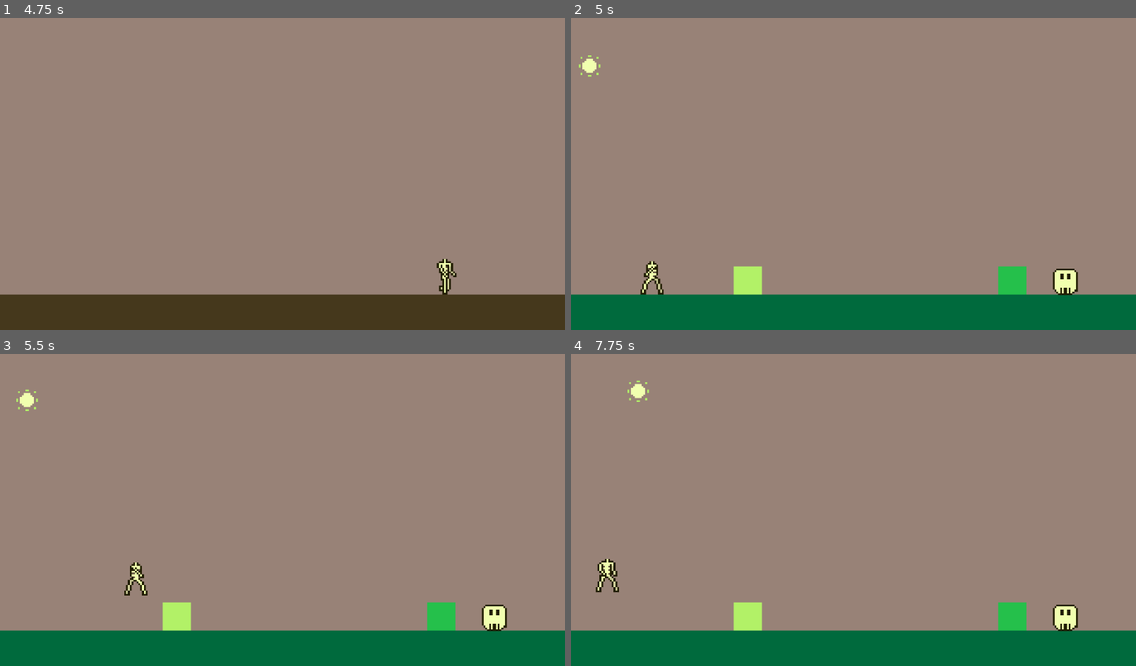
Above: before the commit, frames 1-4 (two rows, left to right).
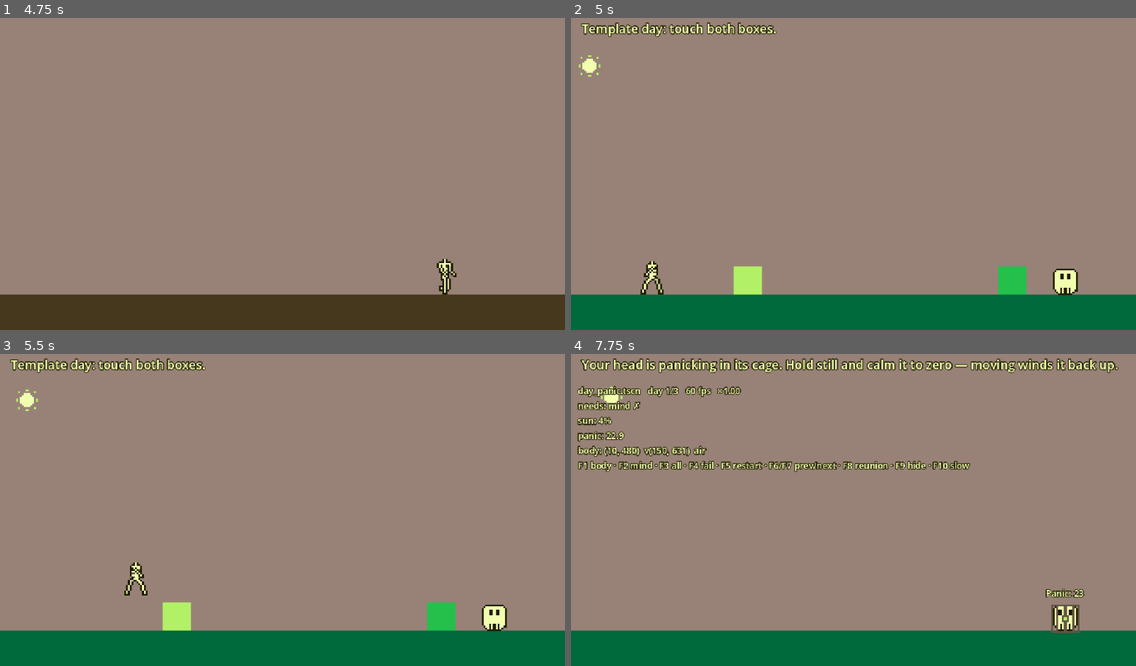
Above: after the commit, the same moments.

Repository: tucksravin/dont-lose-your-head
Game: Godot game, scene res://scenes/intro/intro.tscn
The game is run twice, just before and just after one commit, with the same random seed, the same clock (stepped at 60 frames per second) and the same inputs.
Inputs:
- Up to frame 1 (4.75 s): hold D (move_right) 0.53-2.03 s; tap E (interact) at 0.6, 1.55, 2.1, 2.85, 4.35 s; tap Space (jump) at 0.77, 0.8, 1.07, 1.35, 1.52, 1.82, 2.3, 3.02, 3.32, 3.6, 3.77, 4.07, 4.52 s; hold A (move_left) 2.03-2.78 s; hold D (move_right) 2.78-4.28 s; tap Escape (pause) at 4.15 s; hold A (move_left) from 4.28 s (still down)
- Up to frame 2 (5 s): keep holding A (move_left); tap Space (jump) at 4.82 s; tap R (restart) at 4.9 s
- Up to frame 3 (5.5 s): release A (move_left) at 5.03 s; hold D (move_right) from 5.03 s (still down); tap E (interact) at 5.1 s; tap Space (jump) at 5.3 s
- Up to frame 4 (7.75 s): tap F4 (debug_fail, bound only after the commit) at 5.65 s; release D (move_right) at 5.78 s; hold A (move_left) 5.78-7.28 s; tap Space (jump) at 5.85, 6.02, 6.32, 6.77, 6.8, 7.07, 7.52 s; tap E (interact) at 6.05, 6.6, 7.35 s; tap F7 (debug_next, bound only after the commit) at 6.4 s; tap F9 (debug_overlay, bound only after the commit) at 7.15 s; hold D (move_right) from 7.28 s (still down)

Frame 1 is identical in both runs. In frame 2, 0.9% of the frame differs, in the area x 1-37%, y 1-7%; in frame 3, 0.9%; in frame 4, 7.1%, in the area x 1-97%, y 1-90%.

Commit message:
Day-authoring kit: HOWTO + chassis numbers, Dev autoload (F1–F10 dev keys, overlay), template instruction label, bot tolerates WIP days

Diff:
--- a/project.godot
+++ b/project.godot
@@ -20,6 +20,7 @@
 
 Events="*res://scripts/autoload/events.gd"
 Game="*res://scripts/autoload/game.gd"
+Dev="*res://scripts/autoload/dev.gd"
 
 [display]
 
--- a/scenes/days/day_template.tscn
+++ b/scenes/days/day_template.tscn
@@ -49,3 +49,14 @@
 key = "mind"
 
 [node name="Sun" parent="." unique_id=837465219 instance=ExtResource("3_sun")]
+
+[node name="Instruction" type="Label" parent="."]
+offset_left = 12.0
+offset_top = 8.0
+offset_right = 628.0
+offset_bottom = 32.0
+theme_override_colors/font_color = Color(0.945098039215686, 1, 0.686274509803922, 1)
+theme_override_colors/font_outline_color = Color(0.125490196078431, 0.109803921568627, 0.007843137254902, 1)
+theme_override_constants/outline_size = 4
+theme_override_font_sizes/font_size = 14
+text = "Template day: touch both boxes."
--- /dev/null
+++ b/scripts/autoload/dev.gd
@@ -0,0 +1,182 @@
+extends Node
+## Dev keys + debug overlay (autoload: `Dev`). DEBUG BUILDS ONLY.
+##
+## Everything here is gated on OS.is_debug_build(): that is true in the editor
+## and for `--headless` runs, false in the exported web build — so the keys and
+## the overlay simply do not exist in what we ship. No per-day wiring: it finds
+## the current day's parts by group / type, the same way Game does.
+##
+## Keys (F-keys so nothing clashes with gameplay; registered at runtime as
+## `debug_*` input actions so project.godot's input map stays clean):
+##   F1  satisfy the BODY need      F2  satisfy the MIND need     F3  satisfy all
+##   F4  fail the day               F5  restart the day
+##   F6  previous scene in the run  F7  next scene in the run     F8  jump to the reunion
+##   F9  toggle the overlay         F10 toggle slow motion (0.25×)
+## The overlay shows: scene, day index, each need ✓/✗, sun %, panic, body
+## position / velocity / on-floor, FPS, time scale.
+##
+## Godot notes: InputMap.add_action() at runtime is how you get a named action
+## without touching Project Settings — fine for dev-only keys, not for gameplay
+## ones (those belong in project.godot so everyone sees them). Engine.time_scale
+## slows the whole tree (timers, tweens, physics) — good for eyeballing an
+## animation, so it's here rather than in any scene.
+
+const KEYS: Dictionary = {
+	"debug_satisfy_body": KEY_F1,
+	"debug_satisfy_mind": KEY_F2,
+	"debug_satisfy_all": KEY_F3,
+	"debug_fail": KEY_F4,
+	"debug_restart": KEY_F5,
+	"debug_prev": KEY_F6,
+	"debug_next": KEY_F7,
+	"debug_reunion": KEY_F8,
+	"debug_overlay": KEY_F9,
+	"debug_slowmo": KEY_F10,
+}
+
+var _overlay: CanvasLayer
+var _label: Label
+var _slow: bool = false
+
+
+func _ready() -> void:
+	if not OS.is_debug_build():
+		set_process(false)
+		set_process_unhandled_input(false)
+		return
+	for action in KEYS:
+		if not InputMap.has_action(action):
+			InputMap.add_action(action)
+			var ev: InputEventKey = InputEventKey.new()
+			ev.physical_keycode = KEYS[action]
+			InputMap.action_add_event(action, ev)
+	_build_overlay()
+	print("Dev keys: F1 body need · F2 mind need · F3 all · F4 fail · F5 restart · F6/F7 prev/next · F8 reunion · F9 overlay · F10 slow-mo")
+
+
+func _unhandled_input(event: InputEvent) -> void:
+	if event.is_action_pressed("debug_satisfy_body"):
+		satisfy("body")
+	elif event.is_action_pressed("debug_satisfy_mind"):
+		satisfy("mind")
+	elif event.is_action_pressed("debug_satisfy_all"):
+		satisfy("")
+	elif event.is_action_pressed("debug_fail"):
+		fail()
+	elif event.is_action_pressed("debug_restart"):
+		restart()
+	elif event.is_action_pressed("debug_prev"):
+		step(-1)
+	elif event.is_action_pressed("debug_next"):
+		step(1)
+	elif event.is_action_pressed("debug_reunion"):
+		Game.change_scene(Game.REUNION_SCENE)
+	elif event.is_action_pressed("debug_overlay"):
+		_overlay.visible = not _overlay.visible
+	elif event.is_action_pressed("debug_slowmo"):
+		_slow = not _slow
+		Engine.time_scale = 0.25 if _slow else 1.0
+
+
+## Satisfy every WinCondition in the current scene whose key matches
+## (empty key = all of them). Works for both flow systems because both listen
+## to WinCondition.satisfied.
+func satisfy(key: String) -> void:
+	for c in _conditions():
+		if key.is_empty() or str(c.get("key")) == key:
+			c.call("satisfy")
+
+
+## Fail the current day the way its own system would: DayManager.fail() if the
+## scene has one (shows the game-over card), else Events.day_failed (restart).
+func fail() -> void:
+	var scene: Node = get_tree().current_scene
+	if scene == null:
+		return
+	var managers: Array[Node] = scene.find_children("*", "DayManager", true, false)
+	if not managers.is_empty():
+		managers[0].call("fail", "dev")
+	else:
+		Events.day_failed.emit("dev")
+
+
+func restart() -> void:
+	get_tree().paused = false  # a game-over card may have paused us
+	Game.restart_day()
+
+
+## Move ±1 through Game.DAY_SCENES. If the current scene was opened straight
+## from the editor (Game.current_day == -1), work out where it sits first.
+func step(delta: int) -> void:
+	get_tree().paused = false
+	var index: int = Game.current_day
+	if index < 0 and get_tree().current_scene != null:
+		index = Game.DAY_SCENES.find(get_tree().current_scene.scene_file_path)
+	var target: int = index + delta
+	if target < 0:
+		target = 0
+	if target >= Game.DAY_SCENES.size():
+		Game.change_scene(Game.REUNION_SCENE)
+		Game.current_day = -1
+		return
+	Game.go_to(target)
+
+
+func _process(_delta: float) -> void:
+	if _overlay == null or not _overlay.visible:
+		return
+	_label.text = _overlay_text()
+
+
+func _conditions() -> Array[Node]:
+	var out: Array[Node] = []
+	var scene: Node = get_tree().current_scene
+	if scene == null:
+		return out
+	for n in scene.find_children("*", "Node", true, false):
+		if n.has_method("satisfy") and "key" in n and "is_satisfied" in n:
+			out.append(n)
+	return out
+
+
+func _overlay_text() -> String:
+	var scene: Node = get_tree().current_scene
+	var lines: PackedStringArray = []
+	lines.append("%s   day %d/%d   %d fps   ×%.2f" % [
+			scene.scene_file_path.get_file() if scene != null else "(no scene)",
+			Game.current_day, Game.DAY_SCENES.size(), Engine.get_frames_per_second(), Engine.time_scale])
+	var needs: PackedStringArray = []
+	for c in _conditions():
+		needs.append("%s %s" % [c.get("key"), "✓" if bool(c.get("is_satisfied")) else "✗"])
+	if not needs.is_empty():
+		lines.append("needs: " + " · ".join(needs))
+	if scene != null:
+		for n in scene.find_children("*", "Node2D", true, false):
+			if "day_length" in n and n.has_signal("sunset"):
+				lines.append("sun: %d%%" % int(100.0 * float(n.get("_elapsed")) / maxf(float(n.get("day_length")), 0.001)))
+				break
+		var panic: Node = get_tree().get_first_node_in_group("panic_counter")
+		if panic != null:
+			lines.append("panic: %.1f" % float(panic.get("value")))
+	var body: Node = get_tree().get_first_node_in_group("body")
+	if body is CharacterBody2D:
+		var b: CharacterBody2D = body
+		lines.append("body: (%.0f, %.0f)  v(%.0f, %.0f)  %s" % [
+				b.global_position.x, b.global_position.y, b.velocity.x, b.velocity.y,
+				"floor" if b.is_on_floor() else "air"])
+	lines.append("F1 body · F2 mind · F3 all · F4 fail · F5 restart · F6/F7 prev/next · F8 reunion · F9 hide · F10 slow")
+	return "\n".join(lines)
+
+
+func _build_overlay() -> void:
+	_overlay = CanvasLayer.new()
+	_overlay.layer = 100
+	_overlay.visible = false
+	_label = Label.new()
+	_label.position = Vector2(8, 40)
+	_label.add_theme_font_size_override("font_size", 10)
+	_label.add_theme_color_override("font_color", Color("f1ffaf"))
+	_label.add_theme_color_override("font_outline_color", Color("201c02"))
+	_label.add_theme_constant_override("outline_size", 4)
+	_overlay.add_child(_label)
+	add_child(_overlay)
--- a/tools/smoke/play_through.gd
+++ b/tools/smoke/play_through.gd
@@ -18,7 +18,9 @@
 ##   {"press": "interact"}      tap an action
 ##   {"satisfied": "body"}      wait until the WinCondition with that key is met
 ##   {"release_all": true}      let go of every held action
-## A scene with no plan just waits for the scene to change (the intro).
+## A scene with no plan just waits for the scene to change (the intro, a
+## transition). A DAY with no plan is force-satisfied with a warning, so a
+## work-in-progress day doesn't turn the suite red — but it isn't proven either.
 
 const Smoke := preload("res://tools/smoke/smoke_lib.gd")
 
@@ -84,6 +86,12 @@
 		var started: int = Time.get_ticks_msec()
 		await Smoke.sleep(self, 0.25)
 		var plan: Array = plans.get(path, [])
+		if plan.is_empty() and path.begins_with("res://scenes/days/"):
+			# A WIP day: keep the suite green but say so loudly — a plan is what
+			# proves the day is completable by a player, not just by a cheat.
+			Smoke.warn("no bot plan for %s — force-satisfying its needs; add a plan in play_through.gd" % path.get_file())
+			for c in Smoke.win_conditions(scene):
+				c.call("satisfy")
 		var plan_ok: bool = await _execute(sid, plan)
 		_release_all()
 		if not plan_ok:
Not shown, added: scripts/autoload/dev.gd.uid
Not shown, changed: README.md
Not shown, added: docs/days/HOWTO.md
Not shown, changed: journals/tucker.md
